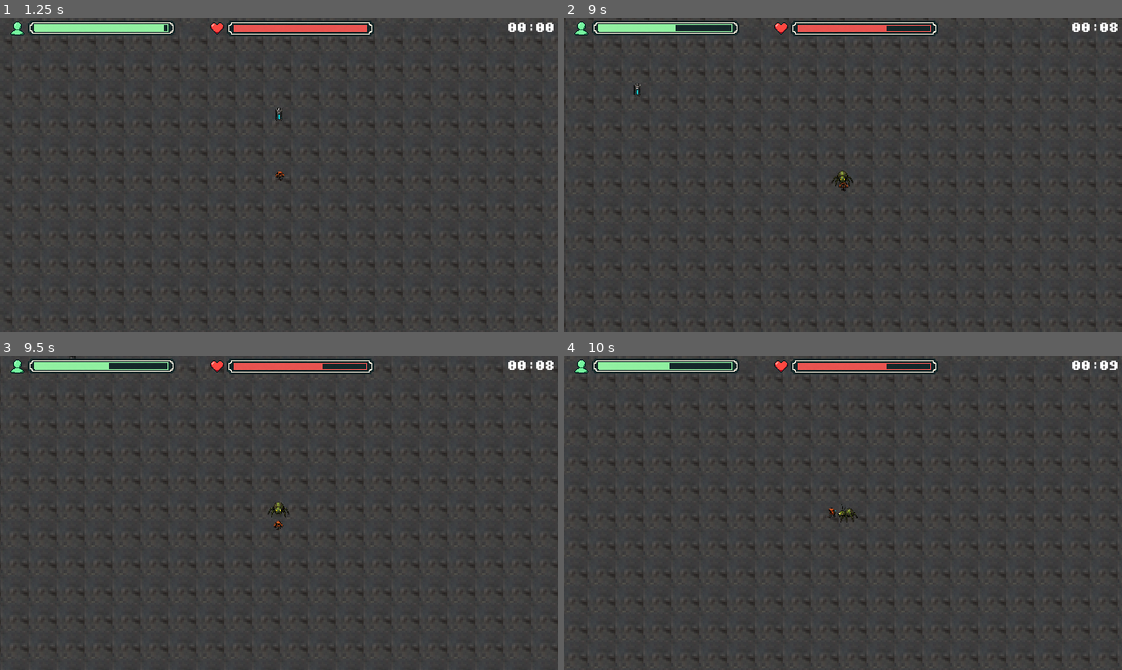
Above: before the commit, frames 1-4 (two rows, left to right).
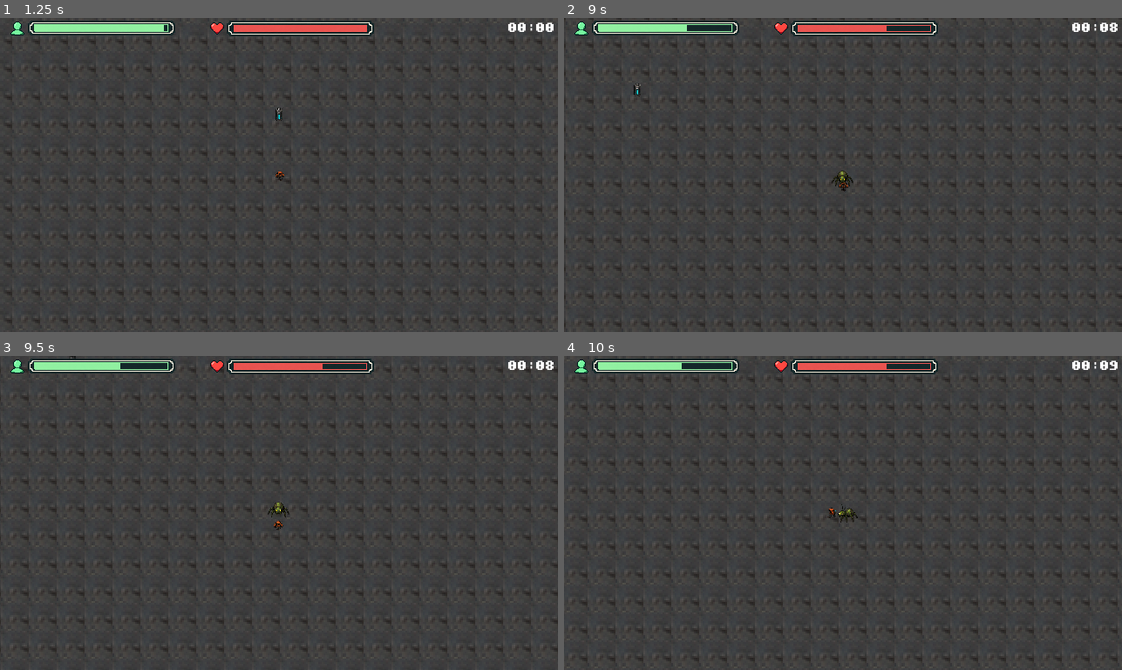
Above: after the commit, the same moments.

Repository: DevLucasOnly/DevLucasOnly-SurviveGD-Prototipo-de-Sobrevivencia-2D
Game: Godot game, scene res://scenes/main_menu.tscn
Same seed, same stepped clock (60 frames per second), same inputs: the game is played once before the commit and once after it.
Inputs (mouse positions are in pixels of both pictures, inside the frame that each line leads up to):
- Up to frame 1 (1.25 s): click (284, 218) at 0.5 s
- Up to frame 2 (9 s): tap Enter at 1.25 s; move the mouse to (965, 159) at 1.27 s; press the mouse at (965, 159) at 1.28 s; hold D (move_right) 1.28-2.03 s; move the mouse to (731, 190) at 2.02 s; release the mouse at (731, 190) at 2.03 s; hold S (move_down) 2.03-2.78 s; click (731, 190) at 2.1 s; move the mouse to (898, 105) at 2.77 s; press the mouse at (898, 105) at 2.78 s; hold D (move_right) 2.78-3.53 s; move the mouse to (815, 237) at 3.52 s; release the mouse at (815, 237) at 3.53 s; hold W (move_up) 3.53-4.28 s; click (815, 237) at 3.6 s; move the mouse to (1010, 222) at 4.27 s; press the mouse at (1010, 222) at 4.28 s; hold A (move_left) 4.28-5.78 s; move the mouse to (675, 127) at 5.02 s; release the mouse at (675, 127) at 5.03 s; click (675, 127) at 5.1 s; move the mouse to (870, 175) at 5.77 s; press the mouse at (870, 175) at 5.78 s; hold S (move_down) 5.78-6.53 s; move the mouse to (759, 96) at 6.52 s; release the mouse at (759, 96) at 6.53 s; hold D (move_right) 6.53-7.28 s; click (759, 96) at 6.6 s; move the mouse to (965, 159) at 7.27 s; press the mouse at (965, 159) at 7.28 s; hold W (move_up) 7.28-8.03 s; move the mouse to (731, 190) at 8.02 s; release the mouse at (731, 190) at 8.03 s; hold D (move_right) 8.03-8.78 s; click (731, 190) at 8.1 s; move the mouse to (898, 105) at 8.77 s; press the mouse at (898, 105) at 8.78 s; hold S (move_down) from 8.78 s (still down)
- Up to frame 3 (9.5 s): keep holding S (move_down)
- Up to frame 4 (10 s): move the mouse to (815, 575) at 9.52 s; release S (move_down) at 9.53 s; release the mouse at (815, 575) at 9.53 s; hold A (move_left) from 9.53 s (still down); click (815, 575) at 9.6 s

Frame 1 is identical in both runs. In frame 2, less than 0.1% of the frame differs, in the area x 20-23%, y 2-5%; in frame 3, less than 0.1%; in frame 4, less than 0.1%, in the area x 18-22%, y 2-5%.

Commit message:
Ajuste no uso de botões de dificuldade

Diff:
--- a/autoloads/game_manager.gd
+++ b/autoloads/game_manager.gd
@@ -11,8 +11,14 @@
 var humanidade_maxima: float = 100.0
 var humanidade_atual: float = 100.0
 var tempo_sobrevivencia: float = 0.0
-var taxa_decaimento: float = 5.0
+var taxa_decaimento: float = 4.0
+
+# --- Variáveis de Dificuldade ---
 var multiplicador_dificuldade: float = 1.0
+var inimigo_vida_bonus: int = 0
+var limite_spawn_minimo: float = 0.5
+var multiplicador_dano_jogador: int = 1
+# --------------------------------
 
 var vida_maxima: int = 3
 var vida_atual: int = 3
@@ -31,8 +37,7 @@
 	bgm_player = AudioStreamPlayer.new()
 	add_child(bgm_player)
 	bgm_player.bus = "BGM"
-	bgm_player.stream = preload("res://audio/Ultimo_Sinal_SurviveGD.ogg") # ATENÇÃO: Atualize este caminho
-	bgm_player.play()
+	bgm_player.stream = preload("res://audio/Ultimo_Sinal_SurviveGD.ogg")
 
 	_carregar_configuracoes_globais()
 
@@ -86,6 +91,9 @@
 	jogo_ativo = true
 	set_process(true)
 
+	# Recarrega as configurações ao resetar para garantir que mudanças no menu sejam aplicadas
+	_carregar_configuracoes_globais()
+
 func salvar_high_score() -> void:
 	var file = FileAccess.open(SAVE_PATH, FileAccess.WRITE)
 	if file:
@@ -115,11 +123,24 @@
 		if modo_fullscreen:
 			DisplayServer.window_set_mode(DisplayServer.WINDOW_MODE_FULLSCREEN)
 
+		# Aplica as configurações de dificuldade
 		var diff = config.get_value("Jogo", "dificuldade", 1)
 		match diff:
-			0: multiplicador_dificuldade = 0.8
-			1: multiplicador_dificuldade = 1.0
-			2: multiplicador_dificuldade = 1.5
+			0: # Fácil
+				multiplicador_dificuldade = 0.8
+				inimigo_vida_bonus = 0
+				limite_spawn_minimo = 0.8
+				multiplicador_dano_jogador = 1
+			1: # Normal
+				multiplicador_dificuldade = 1.0
+				inimigo_vida_bonus = 0
+				limite_spawn_minimo = 0.5
+				multiplicador_dano_jogador = 1
+			2: # Difícil
+				multiplicador_dificuldade = 1.5
+				inimigo_vida_bonus = 2
+				limite_spawn_minimo = 0.2
+				multiplicador_dano_jogador = 2
 
 func parar_musica() -> void:
 	if bgm_player and bgm_player.playing:
--- a/scripts/inimigo.gd
+++ b/scripts/inimigo.gd
@@ -2,7 +2,7 @@
 
 @onready var sfx_player: AudioStreamPlayer2D = $SFXPlayer
 @onready var sprite: Sprite2D = $Sprite2D
-@onready var anim: AnimationPlayer = $AnimationPlayer # Nova referência
+@onready var anim: AnimationPlayer = $AnimationPlayer
 
 @export var velocidade_base: float = 70.0
 @export var vida_maxima: int = 3
@@ -11,15 +11,13 @@
 var vida_atual: int
 
 func _ready() -> void:
-	vida_atual = vida_maxima
+	# Aplica o bónus de vida definido no GameManager com base na dificuldade
+	vida_atual = vida_maxima + GameManager.inimigo_vida_bonus
 	alvo = get_tree().get_first_node_in_group("jogador")
 
 func _physics_process(_delta: float) -> void:
 	if alvo and GameManager.humanidade_atual > 0.0:
-		# Reduz a taxa de crescimento para 0.0015 (0.15% por segundo)
 		var escalonamento_temporal = 1.0 + (GameManager.tempo_sobrevivencia * 0.0015)
-
-		# Define um teto máximo rígido (ex: a velocidade nunca será maior que 2x a base)
 		escalonamento_temporal = min(escalonamento_temporal, 2.0)
 
 		var velocidade_atual = velocidade_base * escalonamento_temporal * GameManager.multiplicador_dificuldade
@@ -36,7 +34,6 @@
 		sfx_player.stop()
 
 func atualizar_direcao_visual() -> void:
-	# Define a animação com base no eixo dominante da velocidade
 	if abs(velocity.x) > abs(velocity.y):
 		if velocity.x > 0:
 			anim.play("right")
@@ -61,11 +58,9 @@
 
 func piscar_dano() -> void:
 	if sprite:
-		# Altera a cor do sprite temporariamente para branco intenso
 		sprite.modulate = Color(10, 10, 10)
 		await get_tree().create_timer(0.1, false).timeout
 
-		# Verifica se o inimigo ainda existe antes de reverter a cor
 		if is_instance_valid(sprite):
 			sprite.modulate = Color(1, 1, 1)
 
@@ -75,4 +70,5 @@
 func _on_hitbox_body_entered(body: Node2D) -> void:
 	if body.is_in_group("jogador"):
 		if body.has_method("receber_dano"):
-			body.receber_dano(1)
+			# Multiplica o dano causado com base na dificuldade global
+			body.receber_dano(1 * GameManager.multiplicador_dano_jogador)
